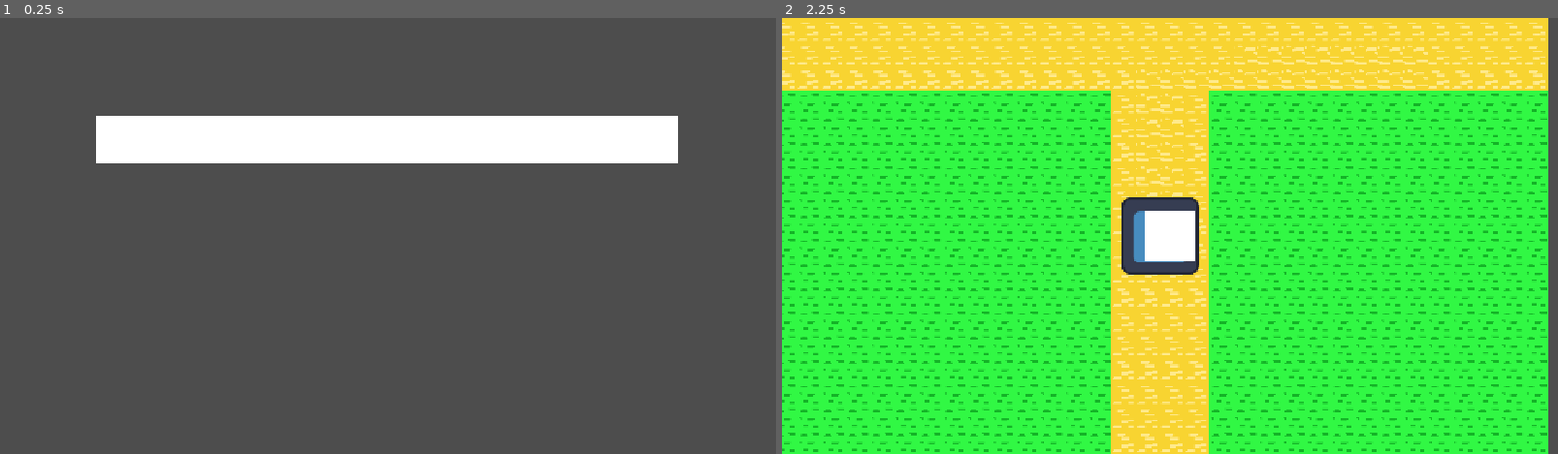
Above: before the commit, frames 1-2 (left to right).
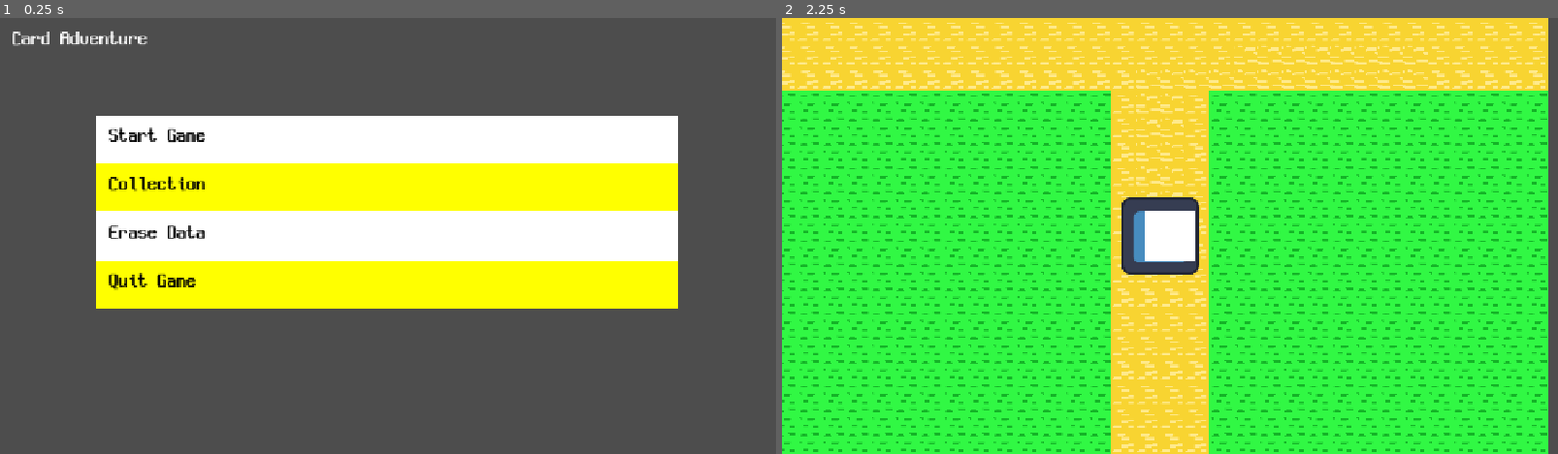
Above: after the commit, the same moments.

Repository: pupungeggang4/Godot-Adventure
Game: Godot game, scene res://scene/title.tscn
Same seed, same stepped clock (60 frames per second), same inputs: the game is played once before the commit and once after it. The engine's default icon, where the game draws it, is replaced by a stand-in: a white triangle on a blue panel in a dark square.
Inputs (mouse positions are in pixels of both pictures, inside the frame that each line leads up to):
- Up to frame 1 (0.25 s): no input
- Up to frame 2 (2.25 s): tap Enter at 0.5, 2 s; move the mouse to (1340, 214) at 0.52 s; hold D (right) 0.53-1.28 s; click (1340, 214) at 0.67 s; tap Space at 1.25 s; move the mouse to (1014, 257) at 1.27 s; hold S (down) 1.28-2.03 s; click (1014, 257) at 1.42 s; move the mouse to (1247, 140) at 2.02 s; hold D (right) from 2.03 s (still down); click (1247, 140) at 2.17 s

The runs differ from the first frame. In frame 1, 25% of the frame differs, in the area x 1-88%, y 2-67%; in frame 2, nothing differs.

Commit message:
Title Screen

Diff:
--- /dev/null
+++ b/game/res/font_neodgm.tres
@@ -0,0 +1,7 @@
+[gd_resource type="Theme" load_steps=2 format=3 uid="uid://2gu55nslccdx"]
+
+[ext_resource type="FontFile" uid="uid://bdemm0oewhlp4" path="res://font/neodgm.ttf" id="1_5y4ok"]
+
+[resource]
+default_font = ExtResource("1_5y4ok")
+default_font_size = 32
--- /dev/null
+++ b/game/scene/collection.tscn
@@ -0,0 +1,16 @@
+[gd_scene load_steps=2 format=3 uid="uid://lh7yqvsgyvm"]
+
+[ext_resource type="Script" uid="uid://b63320x5ekl6" path="res://script/scene/collection.gd" id="1_vdy28"]
+
+[node name="Collection" type="Node2D"]
+script = ExtResource("1_vdy28")
+
+[node name="UI" type="CanvasLayer" parent="."]
+
+[node name="ButtonBack" type="ColorRect" parent="UI"]
+offset_left = 1180.0
+offset_top = 20.0
+offset_right = 1260.0
+offset_bottom = 100.0
+
+[connection signal="gui_input" from="UI/ButtonBack" to="." method="_on_button_back_gui_input"]
--- a/game/scene/title.tscn
+++ b/game/scene/title.tscn
@@ -1,16 +1,83 @@
-[gd_scene load_steps=2 format=3 uid="uid://d1cu8mue0uta2"]
+[gd_scene load_steps=3 format=3 uid="uid://d1cu8mue0uta2"]
 
 [ext_resource type="Script" uid="uid://b0s562hbtc4t4" path="res://script/scene/title.gd" id="1_4fdtc"]
+[ext_resource type="Theme" uid="uid://2gu55nslccdx" path="res://res/font_neodgm.tres" id="2_hr6ky"]
 
 [node name="Title" type="Node2D"]
 script = ExtResource("1_4fdtc")
 
 [node name="UI" type="CanvasLayer" parent="."]
 
-[node name="ColorRect" type="ColorRect" parent="UI"]
+[node name="ButtonStart" type="ColorRect" parent="UI"]
 offset_left = 160.0
 offset_top = 160.0
 offset_right = 1120.0
 offset_bottom = 240.0
 
-[connection signal="gui_input" from="UI/ColorRect" to="." method="_on_color_rect_gui_input"]
+[node name="ButtonCollection" type="ColorRect" parent="UI"]
+offset_left = 160.0
+offset_top = 240.0
+offset_right = 1120.0
+offset_bottom = 320.0
+color = Color(1, 1, 0, 1)
+
+[node name="ButtonErase" type="ColorRect" parent="UI"]
+offset_left = 160.0
+offset_top = 320.0
+offset_right = 1120.0
+offset_bottom = 400.0
+
+[node name="ButtonQuit" type="ColorRect" parent="UI"]
+offset_left = 160.0
+offset_top = 400.0
+offset_right = 1120.0
+offset_bottom = 480.0
+color = Color(1, 1, 0, 1)
+
+[node name="TextTitle" type="Label" parent="UI"]
+offset_left = 20.0
+offset_top = 20.0
+offset_right = 244.0
+offset_bottom = 52.0
+theme = ExtResource("2_hr6ky")
+text = "Card Adventure"
+
+[node name="TextStart" type="Label" parent="UI"]
+offset_left = 180.0
+offset_top = 180.0
+offset_right = 404.0
+offset_bottom = 212.0
+theme = ExtResource("2_hr6ky")
+theme_override_colors/font_color = Color(0, 0, 0, 1)
+text = "Start Game"
+
+[node name="TextCollection" type="Label" parent="UI"]
+offset_left = 180.0
+offset_top = 260.0
+offset_right = 404.0
+offset_bottom = 292.0
+theme = ExtResource("2_hr6ky")
+theme_override_colors/font_color = Color(0, 0, 0, 1)
+text = "Collection"
+
+[node name="TextErase" type="Label" parent="UI"]
+offset_left = 180.0
+offset_top = 340.0
+offset_right = 404.0
+offset_bottom = 372.0
+theme = ExtResource("2_hr6ky")
+theme_override_colors/font_color = Color(0, 0, 0, 1)
+text = "Erase Data"
+
+[node name="TextQuit" type="Label" parent="UI"]
+offset_left = 180.0
+offset_top = 420.0
+offset_right = 404.0
+offset_bottom = 452.0
+theme = ExtResource("2_hr6ky")
+theme_override_colors/font_color = Color(0, 0, 0, 1)
+text = "Quit Game"
+
+[connection signal="gui_input" from="UI/ButtonStart" to="." method="_on_color_rect_gui_input"]
+[connection signal="gui_input" from="UI/ButtonCollection" to="." method="_on_button_collection_gui_input"]
+[connection signal="gui_input" from="UI/ButtonQuit" to="." method="_on_button_quit_gui_input"]
--- /dev/null
+++ b/game/script/scene/collection.gd
@@ -0,0 +1,12 @@
+extends Node2D
+
+func _ready() -> void:
+    pass
+
+func _process(delta: float) -> void:
+    pass
+
+func _on_button_back_gui_input(event: InputEvent) -> void:
+    if event is InputEventMouseButton:
+        if event.pressed and event.button_index == MOUSE_BUTTON_LEFT:
+            get_tree().change_scene_to_file('res://scene/title.tscn')
--- a/game/script/scene/title.gd
+++ b/game/script/scene/title.gd
@@ -13,3 +13,13 @@
     if event is InputEventMouseButton:
         if event.pressed and event.button_index == MOUSE_BUTTON_LEFT:
             get_tree().change_scene_to_file('res://scene/field.tscn')
+
+func _on_button_collection_gui_input(event: InputEvent) -> void:
+    if event is InputEventMouseButton:
+        if event.pressed and event.button_index == MOUSE_BUTTON_LEFT:
+            get_tree().change_scene_to_file('res://scene/collection.tscn')
+
+func _on_button_quit_gui_input(event: InputEvent) -> void:
+    if event is InputEventMouseButton:
+        if event.pressed and event.button_index == MOUSE_BUTTON_LEFT:
+            get_tree().quit()
Binary file added: game/font/neodgm.ttf
Not shown, added: game/font/neodgm.ttf.import
Not shown, added: game/script/scene/collection.gd.uid
Not shown, added: game/font/FontLicense.md
